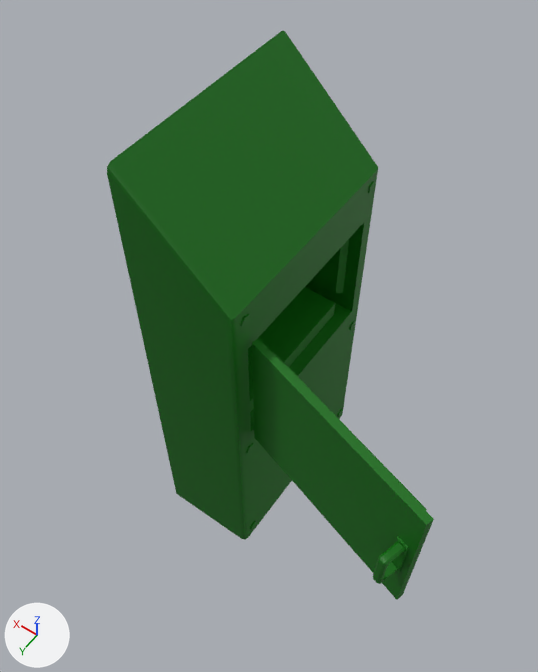
What one commit did to the FBX model Assets/_Nicolai/Props/Tasks/SterilizeTools/Model/Oven.fbx.
Before and after are seen from a 50 mm camera at (1.2, 10.04, 4.44) aimed at (2.52, 8.2, 1.54). Arrows for +X, +Y and +Z are at lower left; the lights stay in place. Where no turn or scale is listed for an object, it has been applied to the vertices.

Names of what the first picture shows: 'Door', 'GRAB_ME', 'Oven_Base'.
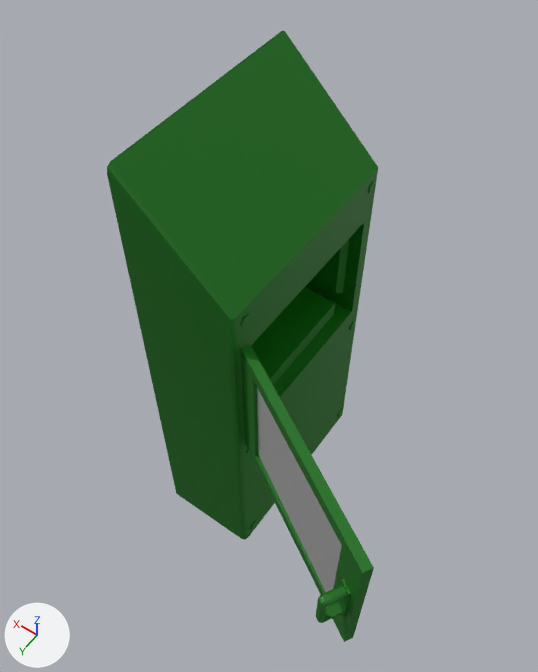
Diff of the bpy script that builds the scene:
```diff
--- a/Assets/_Nicolai/Props/Tasks/SterilizeTools/Model/Oven.fbx.py
+++ b/Assets/_Nicolai/Props/Tasks/SterilizeTools/Model/Oven.fbx.py
@@ mat_standardsurface1 @@
+mat_standardsurface1 = principled_material('standardSurface1')
+mat_standardsurface1.base_color = (0.4, 0.4, 0.4)  # grey #aaaaaa
@@ me_mesh_1 @@
+me_mesh_1.from_pydata(...)  # 32 vertices, 32 faces; spans x -0.932..0.011, y -0.019..0.551, z -0.402..0.402
+me_mesh_1.materials.append(mat_lambert13)  # dark green #006d00
@@ me_mesh_002_1 @@
+me_mesh_002_1.from_pydata(...)  # 100 vertices, 81 faces; spans x -0.056..0.053, y -0.073..0.071, z -0.131..0.131
+me_mesh_002_1.materials.append(mat_lambert13)  # dark green #006d00
@@ me_mesh_001_1 @@
+me_mesh_001_1.from_pydata([(-0.389, 0.226, -0.338), (0.386, -0.233, -0.338), (-0.389, 0.226, 0.338), (0.386, -0.233, 0.338), (-0.386, 0.233, 0.338), (0.389, -0.226, 0.338), (-0.386, 0.233, -0.338), (0.389, -0.226, -0.338)], [], [(0, 1, 3, 2), (2, 3, 5, 4), (4, 5, 7, 6), (6, 7, 1, 0), (1, 7, 5, 3), (6, 0, 2, 4)])
+me_mesh_001_1.materials.append(mat_standardsurface1)  # grey #aaaaaa
@@ ob_door @@
-ob_door = bpy.data.objects.new('Door', me_mesh_002)
-ob_door.location = (2.387, 8.502, 1.518)
@@ ob_grab_me @@
-ob_grab_me = bpy.data.objects.new('GRAB_ME', me_mesh_001)
-ob_grab_me.location = (2.39, 8.505, 1.518)
@@ ob_oven_door @@
+ob_oven_door = bpy.data.objects.new('Oven_Door', me_mesh_1)
+ob_oven_door.location = (2.395, 8.543, 1.527)
@@ ob_grab_me_door @@
+ob_grab_me_door = bpy.data.objects.new('GRAB_ME_Door', me_mesh_002_1)
+ob_grab_me_door.location = (1.557, 9.1, 1.514)
@@ ob_glass @@
+ob_glass = bpy.data.objects.new('Glass', me_mesh_001_1)
+ob_glass.location = (1.981, 8.787, 1.526)
```

Where the change shows, as pixel boxes (x1, y1, x2, y2) in the pictures (538 x 672 px):
'Door', deleted (green): before (252, 338, 434, 600)
'Oven_Door', added (green): after (241, 344, 374, 642)
'Glass', added: after (257, 388, 342, 592)
'GRAB_ME_Door', added (green): after (316, 579, 351, 623)
'GRAB_ME', deleted (green): before (373, 542, 405, 584)
